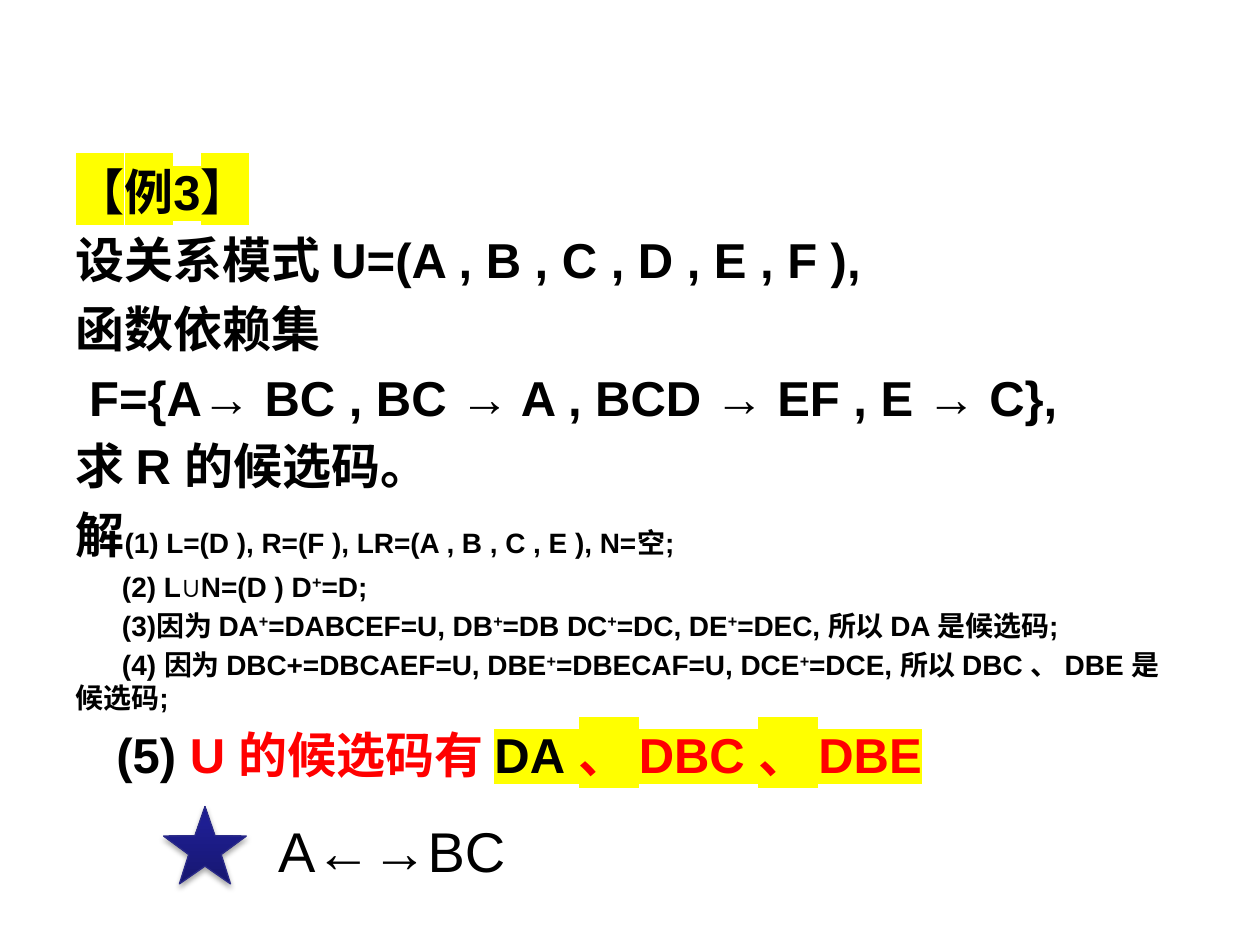
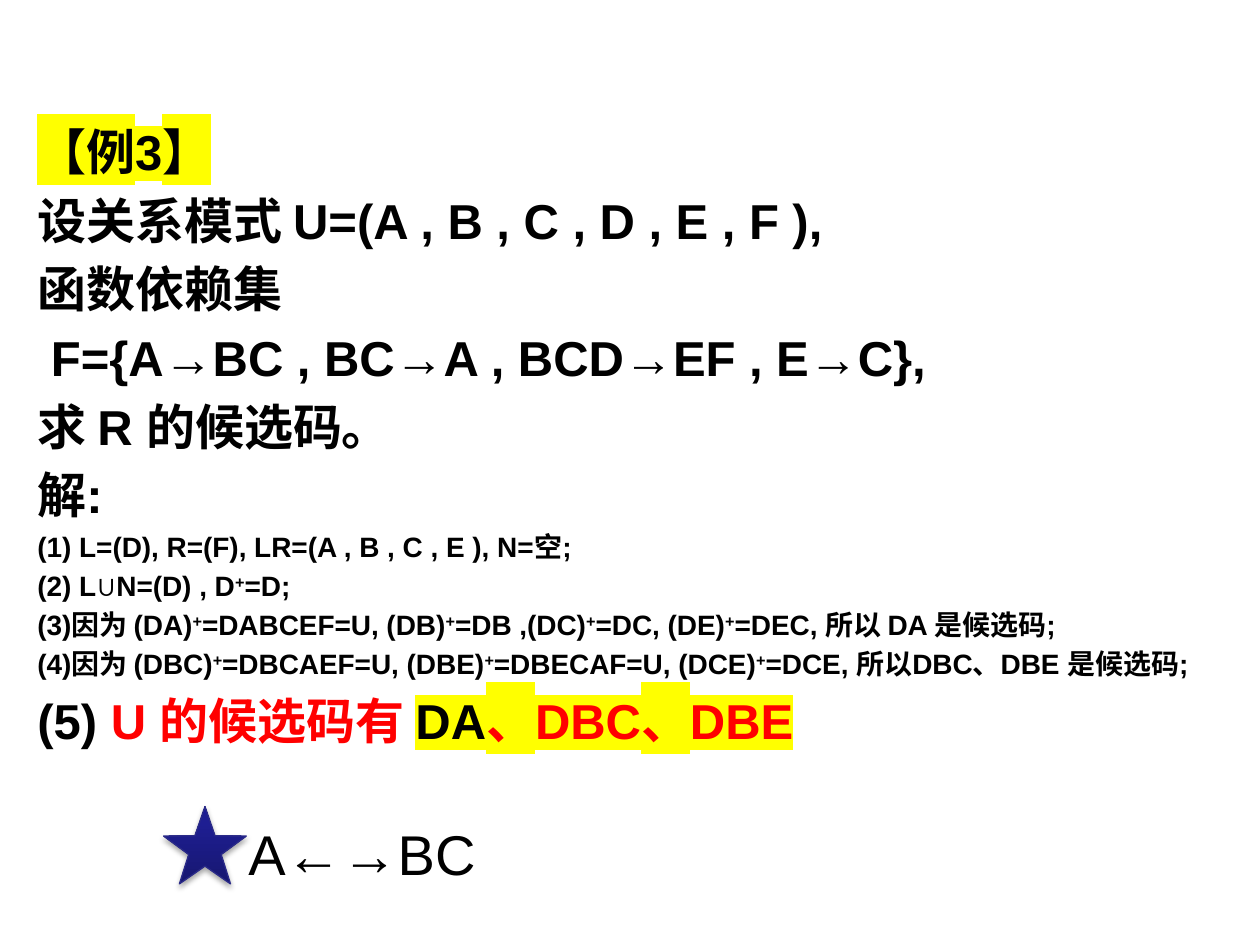
Before and after one commit to HBU/DataBase, a slide deck: slide 69 of PPT/PPT2020/DB第06章.pptx (slide 64 before the commit). Drawn at 1260x945 pixels with LibreOffice and Linux fonts; fonts in the diff are those of the drawing; background and template pictures are left out. Boxes give left, top, right and bottom in pixels: in the first picture for what was removed or moved away, otherwise in the second. Text is boxed around its words. In the diff, an @@ line names an element or a change of style, - is before the commit and + after.

```diff
--- a/PPT/PPT2020/DB第06章.pptx
+++ b/PPT/PPT2020/DB第06章.pptx
@@ text "【例3】": place and size @@
-text "【例3】" at [76,160,1159,783]
+text "【例3】" at [37,121,1188,749]
@@ text at [51,340,926,386]: spaces changed @@
-F={A→ BC , BC → A , BCD → EF , E → C},
+F={A→BC , BC→A , BCD→EF , E→C},
@@ text at [37,471,1188,749]: text changed @@
-解(1) L=(D ), R=(F ), LR=(A , B , C , E ), N=空;
-(2) L∪N=(D ) D+=D;
-(3)因为 DA+=DABCEF=U, DB+=DB DC+=DC, DE+=DEC, 所以 DA 是候选码;
-(4) 因为 DBC+=DBCAEF=U, DBE+=DBECAF=U, DCE+=DCE, 所以 DBC 、 DBE 是候选码;
-(5) U 的候选码有 DA 、 DBC 、 DBE
+解:
+(1) L=(D), R=(F), LR=(A , B , C , E ), N=空;
+(2) L∪N=(D) , D+=D;
+(3)因为 (DA)+=DABCEF=U, (DB)+=DB ,(DC)+=DC, (DE)+=DEC, 所以 DA 是候选码;
+(4)因为 (DBC)+=DBCAEF=U, (DBE)+=DBECAF=U, (DCE)+=DCE, 所以DBC、DBE 是候选码;
+(5) U 的候选码有 DA、DBC、DBE
@@ text "A←→BC": place and size @@
-text "A←→BC" at [278,833,505,873]
+text "A←→BC" at [248,836,475,876]
```
Also in this commit, not shown: 3 other slides changed, 5 slides added, 2 other files.
